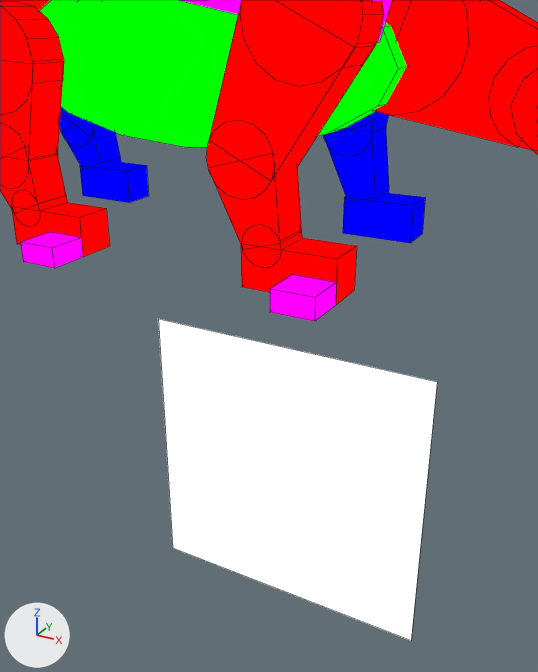
An edit to the Blender file assets-source/blender/motion/kentrosaurus-stomp.blend, drawn before and after from the same camera.
Before and after are seen from a 50 mm camera at (73.31, -33.47, 11.19) aimed at (70.95, -29.19, 9.04). Lighting does not change. The marker at lower left points along +X, +Y and +Z. The picture after the commit comes second. Mesh edges are drawn as thin lines on the coarser meshes.

Names of what the first picture shows: 'DinoTycoon_Motion_kentrosaurus_stomp_belly', 'DinoTycoon_Motion_kentrosaurus_stomp_eye', 'DinoTycoon_Motion_kentrosaurus_stomp_far_front_foot', 'DinoTycoon_Motion_kentrosaurus_stomp_near_back_0', 'DinoTycoon_Motion_kentrosaurus_stomp_near_back_foot', 'DinoTycoon_Motion_kentrosaurus_stomp_near_back_joint_0', 'DinoTycoon_Motion_kentrosaurus_stomp_near_front_0', 'DinoTycoon_Motion_kentrosaurus_stomp_near_front_1', 'DinoTycoon_Motion_kentrosaurus_stomp_near_front_foot', 'DinoTycoon_Motion_kentrosaurus_stomp_near_front_joint_0', 'DinoTycoon_Motion_kentrosaurus_stomp_neck_0', 'DinoTycoon_Motion_kentrosaurus_stomp_neck_joint_0' and 21 more.
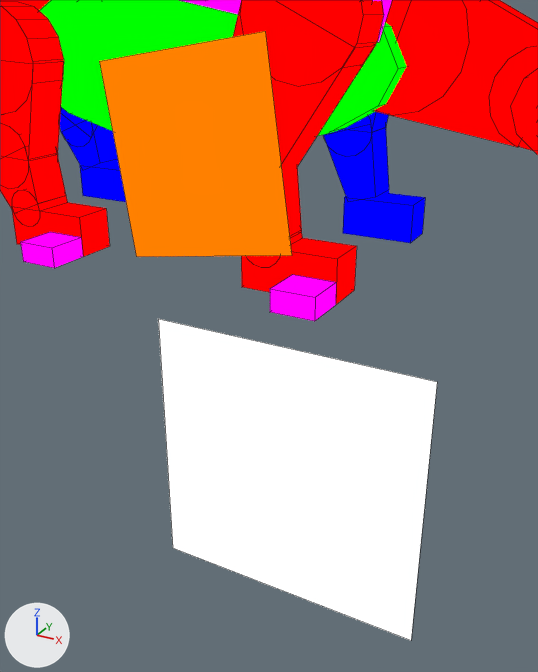
The newer file adds a shape key; the second version is drawn at full value of the shape key 'stomp_02' of 'DinoTycoon_Motion_kentrosaurus_stomp_eye_white', and the change is written as the vertex moves it makes.

Boxes [x1, y1, x2, y2] around the edits, measured in the pictures (538 x 672 px):
'DinoTycoon_Motion_kentrosaurus_stomp_eye_white', added (orange)
    after: [99, 31, 292, 257]
'DinoTycoon_Motion_kentrosaurus_stomp_near_front_1', unchanged, covered by the edit
    before: [208, 153, 302, 249]
    after: [282, 167, 302, 238]
'DinoTycoon_Motion_kentrosaurus_stomp_near_front_joint_1', unchanged, covered by the edit
    before: [206, 119, 274, 200]

What changed in the scene script:
```text
Add mat_dinotycoon_role_y:
    mat_dinotycoon_role_y = emission_material('DinoTycoon_Role_Y')
    mat_dinotycoon_role_y.base_color = (1.0, 0.216, 0.0)  # orange #ff8000
Add me_dinotycoon_motion_kentrosaurus_stomp_sample_eye_white:
    me_dinotycoon_motion_kentrosaurus_stomp_sample_eye_white.from_pydata([(69.44, -29.0, 10.84), (70.82, -29.0, 11.06), (71.03, -29.0, 9.6), (69.65, -29.0, 9.38), (69.44, -29.0, 10.84), (70.82, -29.0, 11.06), (71.03, -29.0, 9.6), (69.65, -29.0, 9.38)], [], [(3, 2, 1, 0), (4, 5, 6, 7), (0, 1, 5, 4), (1, 2, 6, 5), (2, 3, 7, 6), (3, 0, 4, 7)])
    me_dinotycoon_motion_kentrosaurus_stomp_sample_eye_white.materials.append(mat_dinotycoon_role_y)  # orange #ff8000
Add ob_dinotycoon_motion_kentrosaurus_stomp_eye_white:
    ob_dinotycoon_motion_kentrosaurus_stomp_eye_white = bpy.data.objects.new('DinoTycoon_Motion_kentrosaurus_stomp_eye_white', me_dinotycoon_motion_kentrosaurus_stomp_sample_eye_white)
    ob_dinotycoon_motion_kentrosaurus_stomp_eye_white.location = (0.0, 0.0, 0.0)
```
